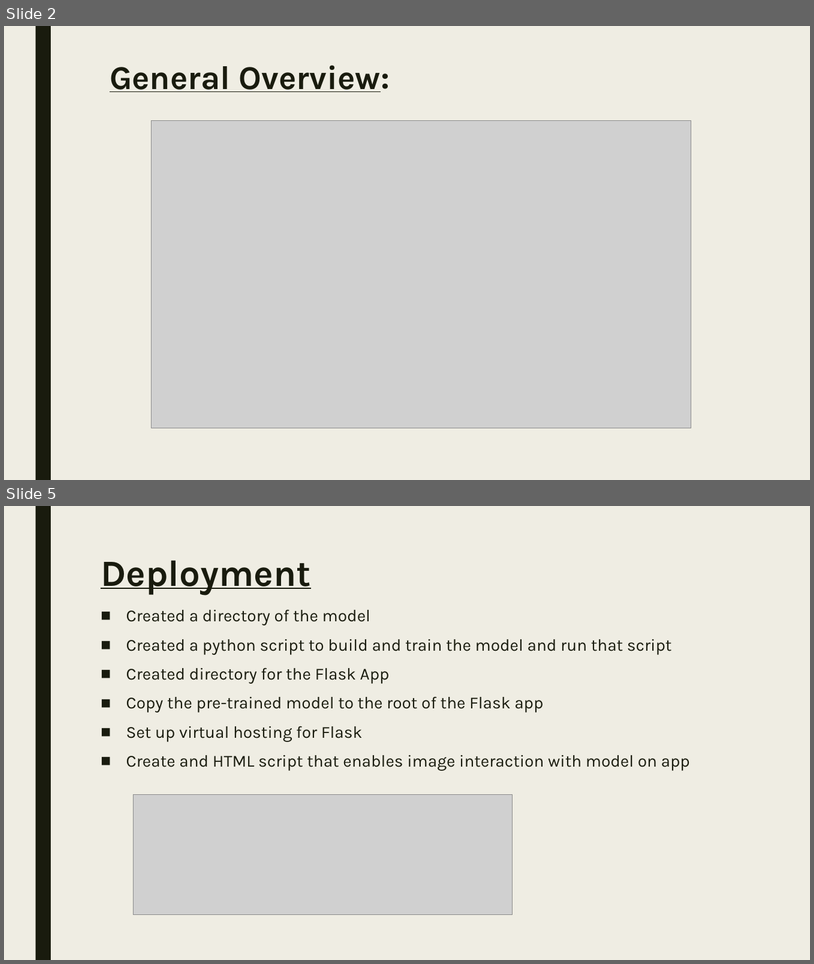
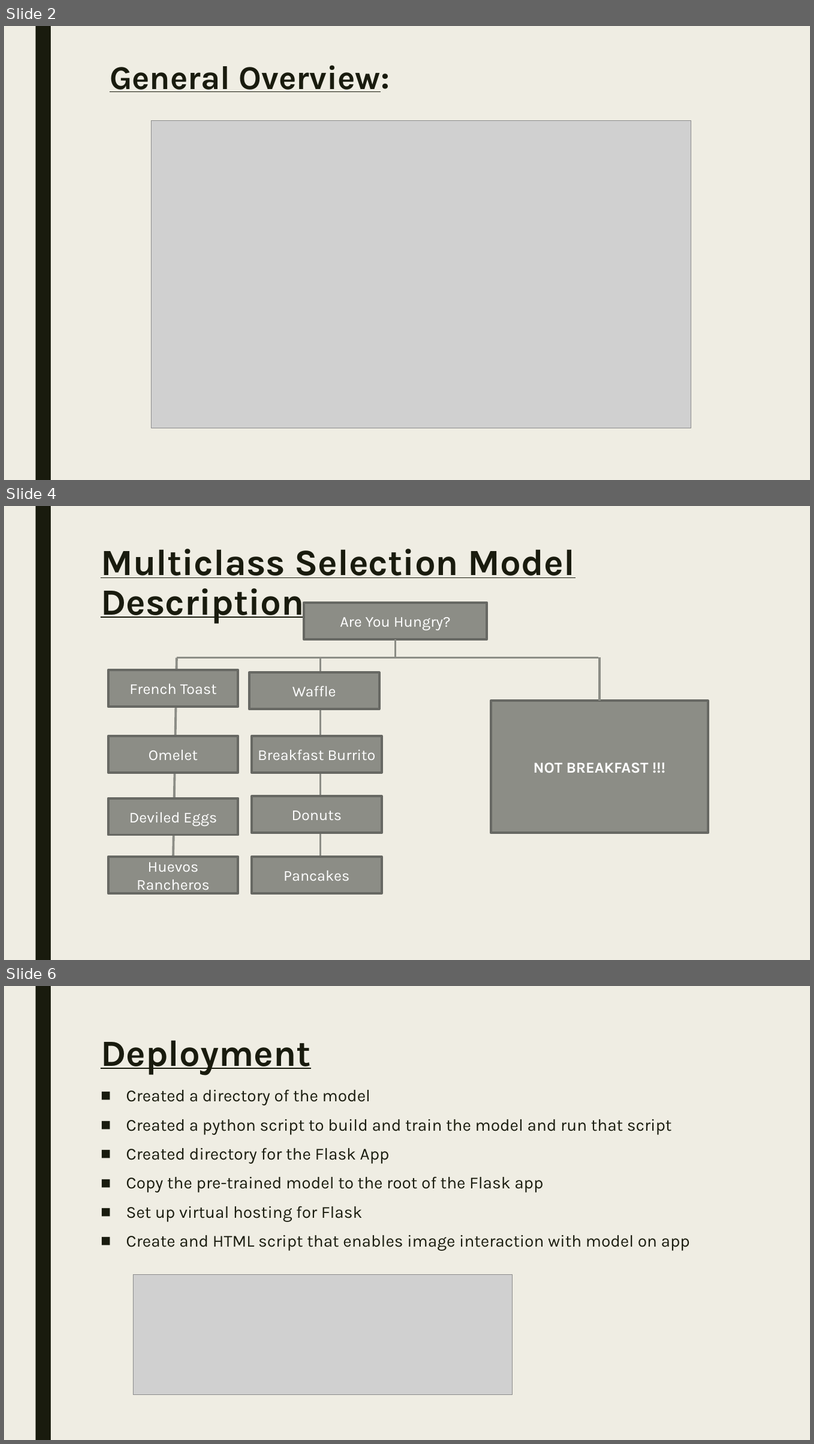
Before and after one commit to PolinaZasheva/Whats-For-Breakfast, a slide deck: What's Breakfast - Presentation.pptx. Shown one above the other, each under a label of ours: slides 2 and 5 before the commit, slides 2, 4 and 6 after it; the slides between them are not shown. The pictures are 814x964 and 814x1444 pixels, drawn with LibreOffice and Linux fonts; fonts in the diff are those of the drawing; grey boxes stand for pictures. Boxes give left, top, right and bottom in pixels: in the first picture for what was removed or moved away, otherwise in the second. Text is boxed around its words. In the diff, an @@ line names an element or a change of style, - is before the commit and + after.

```diff
--- a/What's Breakfast - Presentation.pptx
+++ b/What's Breakfast - Presentation.pptx
@@ slide 4 added at <box>4,506,810,960</box>, background #EFEDE3; not listed: 1 template element that a slide beside it also shows @@
@@ title added at <box>101,549,575,624</box>, 44 pt, text #191B0E, bold, underline @@
+Multiclass Selection Model Description
@@ rectangle added at <box>304,603,488,639</box>, fill #8C8D86, outline #686863 2.75 pt, 18 pt, text #FFFFFF @@
+Are You Hungry?
@@ line added from (395, 639) to (395, 658), #8C8D86 2.75 pt @@
@@ line added from (177, 658) to (173, 856), #8C8D86 2.75 pt @@
@@ line added from (599, 658) to (177, 658), #8C8D86 2.75 pt @@
@@ line added from (320, 658) to (320, 856), #8C8D86 2.75 pt @@
@@ line added from (600, 657) to (600, 701), #8C8D86 2.75 pt @@
@@ rectangle added at <box>108,670,238,706</box>, fill #8C8D86, outline #686863 2.75 pt, 18 pt, text #FFFFFF @@
+French Toast
@@ rectangle added at <box>249,672,380,709</box>, fill #8C8D86, outline #686863 2.75 pt, 18 pt, text #FFFFFF @@
+Waffle
@@ rectangle added at <box>492,701,709,832</box>, fill #8C8D86, outline #686863 2.75 pt, 18 pt, text #FFFFFF, bold @@
+NOT BREAKFAST !!!
@@ rectangle added at <box>108,736,238,772</box>, fill #8C8D86, outline #686863 2.75 pt, 18 pt, text #FFFFFF @@
+Omelet
@@ rectangle added at <box>252,736,382,772</box>, fill #8C8D86, outline #686863 2.75 pt, 18 pt, text #FFFFFF @@
+Breakfast Burrito
@@ rectangle added at <box>108,798,238,834</box>, fill #8C8D86, outline #686863 2.75 pt, 18 pt, text #FFFFFF @@
+Deviled Eggs
@@ rectangle added at <box>252,796,382,832</box>, fill #8C8D86, outline #686863 2.75 pt, 18 pt, text #FFFFFF @@
+Donuts
@@ rectangle added at <box>108,856,238,892</box>, fill #8C8D86, outline #686863 2.75 pt, 18 pt, text #FFFFFF @@
+Huevos Rancheros
@@ rectangle added at <box>252,856,382,892</box>, fill #8C8D86, outline #686863 2.75 pt, 18 pt, text #FFFFFF @@
+Pancakes
@@ what was slide 5 is now slide 6 @@
```
Also in this commit, not shown: 3 slides changed.
